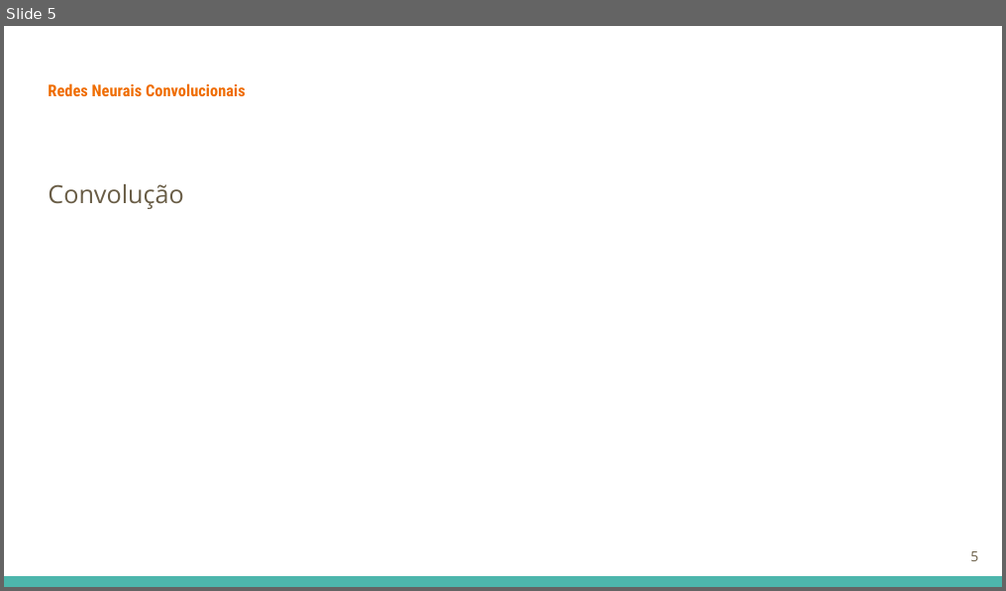
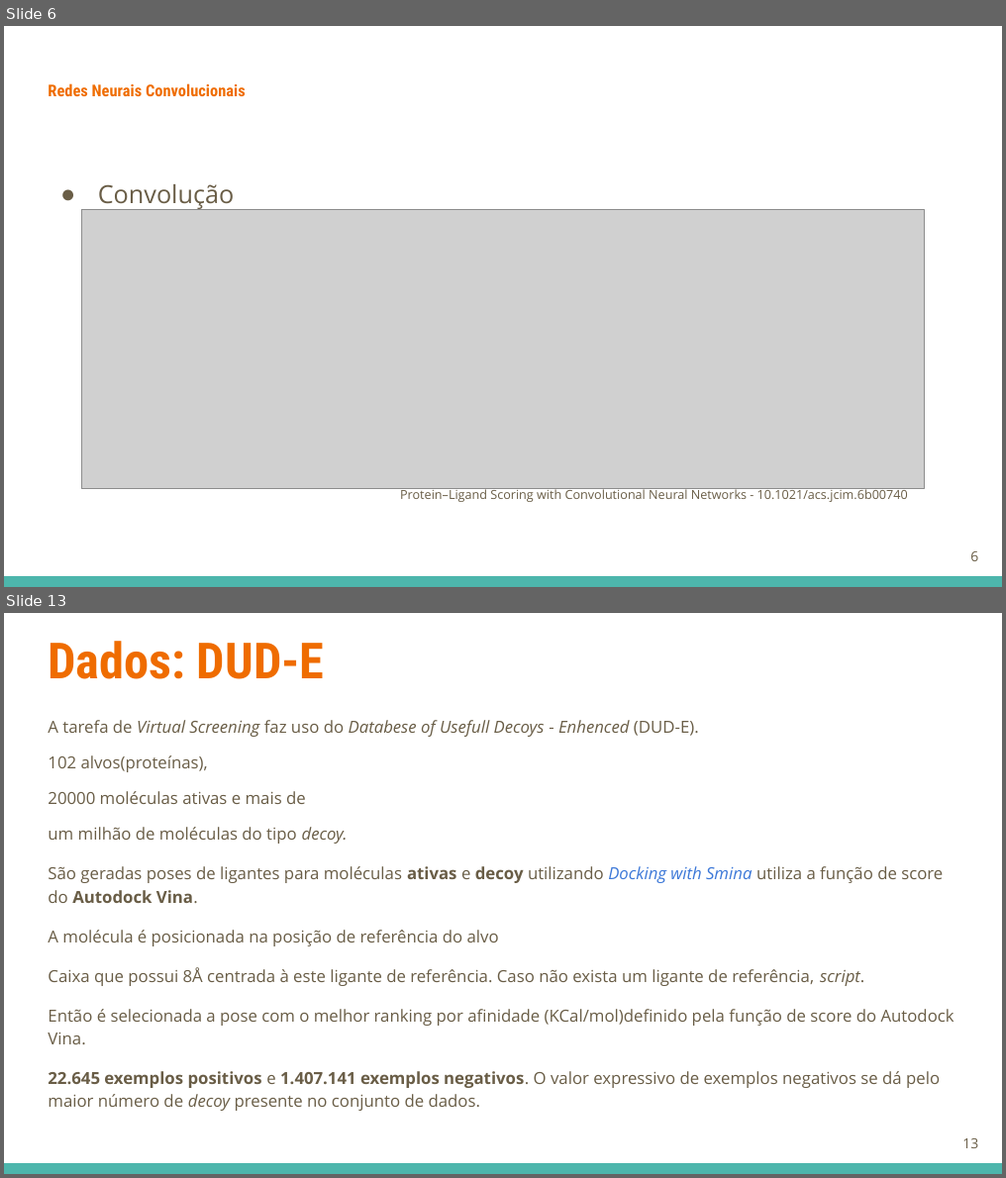
Before and after one commit to GuilhermeGraeff/Docking-Input, a slide deck: apresentacao/Virtual Screening.odp. Shown one above the other, each under a label of ours: slide 5 before the commit, slides 6 and 13 after it; the slides between them are not shown. The pictures are 1006x591 and 1006x1178 pixels, drawn with LibreOffice and Linux fonts; fonts in the diff are those of the drawing; grey boxes stand for pictures. Boxes give left, top, right and bottom in pixels: in the first picture for what was removed or moved away, otherwise in the second. Text is boxed around its words. In the diff, an @@ line names an element or a change of style, - is before the commit and + after.

```diff
--- a/apresentacao/Virtual Screening.odp
+++ b/apresentacao/Virtual Screening.odp
@@ slide 13 added at (4, 613, 1002, 1174), background #FFFFFF; not listed: 1 template element that a slide beside it also shows @@
@@ title added at (48, 641, 325, 679), 36 pt, text #EF6C00, bold @@
+Dados: DUD-E
@@ text added at (48, 720, 954, 1111), 12 pt, text #695D46 @@
+A tarefa de Virtual Screening faz uso do Databese of Usefull Decoys - Enhenced (DUD-E).
+102 alvos(proteínas),
+20000 moléculas ativas e mais de
+um milhão de moléculas do tipo decoy.
+São geradas poses de ligantes para moléculas ativas e decoy utilizando Docking with Smina utiliza a função de score do Autodock Vina.
+A molécula é posicionada na posição de referência do alvo
+Caixa que possui 8Å centrada à este ligante de referência. Caso não exista um ligante de referência, script.
+Então é selecionada a pose com o melhor ranking por afinidade (KCal/mol)definido pela função de score do Autodock Vina.
+22.645 exemplos positivos e 1.407.141 exemplos negativos. O valor expressivo de exemplos negativos se dá pelo maior número de decoy presente no conjunto de dados.
@@ page number added at (962, 1139, 978, 1149), 10 pt, text #695D46 @@
+13
@@ what was slide 5 is now slide 6 @@
@@ slide 6 changed as well @@
@@ text "Convolução" at (98, 184, 234, 209): bullet none to ●; less space between paragraphs @@
@@ picture added at (82, 209, 924, 489) @@
@@ text added at (400, 487, 908, 502), 9 pt, text #695D46 @@
+Protein–Ligand Scoring with Convolutional Neural Networks - 10.1021/acs.jcim.6b00740
@@ page number at (970, 552, 978, 562): text changed @@
-5
+6
```
Also in this commit, not shown: 7 other slides changed, 14 other slides added, 7 slides removed, 2 other files.
